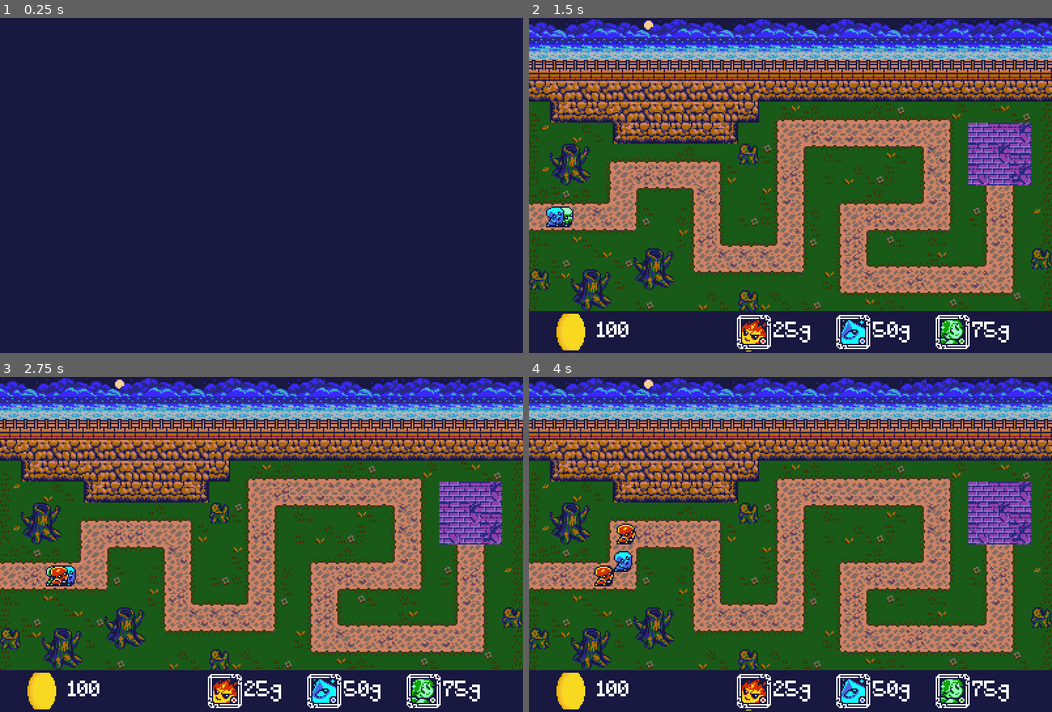
Above: before the commit, frames 1-4 (two rows, left to right).
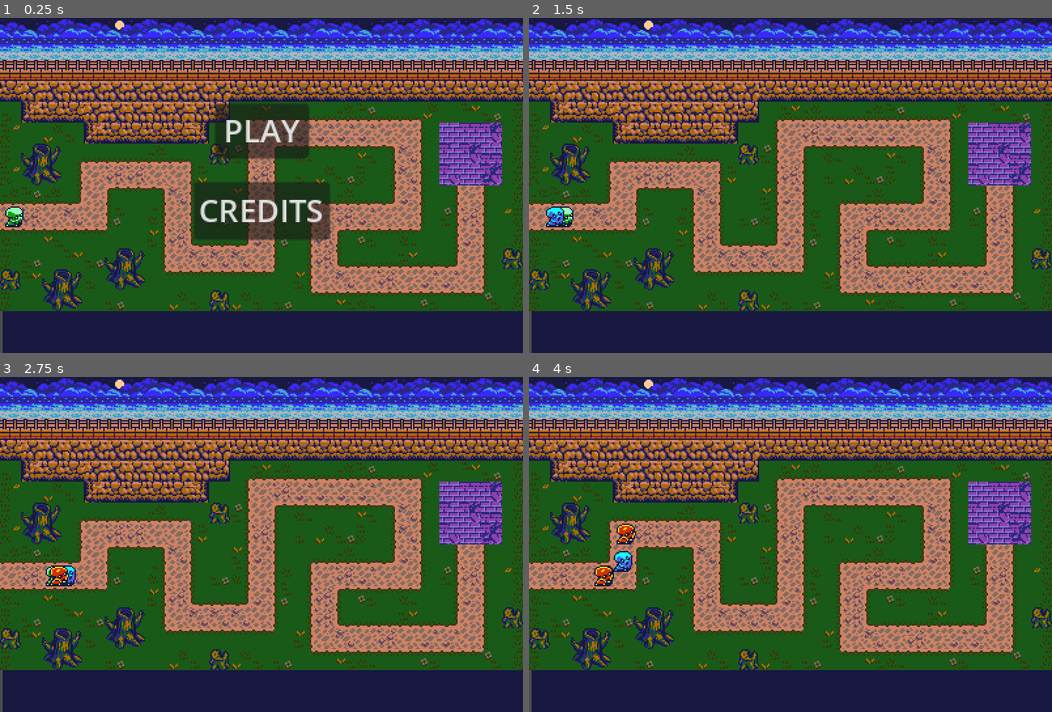
Above: after the commit, the same moments.

Repository: jake6724/tower_defense_jam
Game: Godot game, scene res://scenes/MainMenu.tscn
Same seed, same stepped clock (60 frames per second), same inputs: the game is played once before the commit and once after it. This scene is started directly instead of the project's main scene.
Inputs (mouse positions are in pixels of both pictures, inside the frame that each line leads up to):
- Up to frame 1 (0.25 s): no input
- Up to frame 2 (1.5 s): click "PLAY" at 0.5 s; click (753, 332) at 1.27 s
- Up to frame 3 (2.75 s): click (324, 691) at 2.02 s
- Up to frame 4 (4 s): click (952, 691) at 2.77 s; click (753, 691) at 3.52 s

The runs differ from the first frame. In frame 1, 80% of the frame differs, in the area x 0-100%, y 0-100%; in frame 2, 2.4%; in frame 3, 2.4%; in frame 4, 2.4%.

Commit message:
main menu

Diff:
--- a/scenes/MainMenu.tscn
+++ b/scenes/MainMenu.tscn
@@ -3,14 +3,22 @@
 [ext_resource type="Script" uid="uid://glpr25c7d5yd" path="res://scripts/main_menu.gd" id="1_yqorp"]
 [ext_resource type="Texture2D" uid="uid://bwhqaudd1pjst" path="res://assets/art/sprites/background.png" id="2_0ykhv"]
 
-[node name="CanvasLayer" type="CanvasLayer"]
+[node name="CanvasLayer" type="Control"]
+layout_mode = 3
+anchors_preset = 0
 script = ExtResource("1_yqorp")
 
 [node name="TextureRect" type="TextureRect" parent="."]
-z_index = -4096
+z_index = -1
+z_as_relative = false
+layout_mode = 1
 anchors_preset = 15
 anchor_right = 1.0
 anchor_bottom = 1.0
+offset_left = 2.0
+offset_top = 3.0
+offset_right = 402.0
+offset_bottom = 259.0
 grow_horizontal = 2
 grow_vertical = 2
 texture = ExtResource("2_0ykhv")
--- a/scripts/main_menu.gd
+++ b/scripts/main_menu.gd
@@ -1,4 +1,4 @@
-extends CanvasLayer
+extends Control
 
 
 # Called when the node enters the scene tree for the first time.
@@ -15,7 +15,7 @@
 
 
 func _on_play_button_pressed() -> void:
-	get_tree().change_scene_to_file("res://scenes/Main.tscn")
+	$MainMenu.hide()
 
 
 
